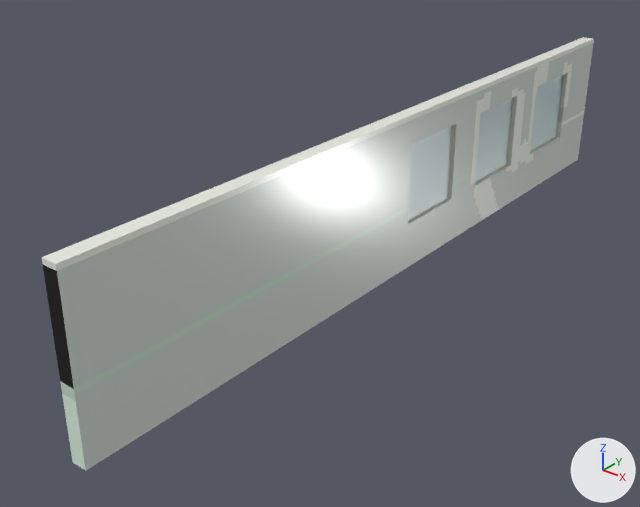
The FBX model Assets/Assets/meble/wall left.fbx as it was, and as the next commit left it.
One viewpoint serves both versions: a 50 mm camera at (4.34, -2.06, 2.14) aimed at (1.78, 1.14, 0.16). Lighting does not change. The marker at lower right points along +X, +Y and +Z. Where no turn or scale is listed for an object, it has been applied to the vertices.

Names of what the first picture shows: 'okno 1', 'okno 2', 'okno 3', 'wall left'.
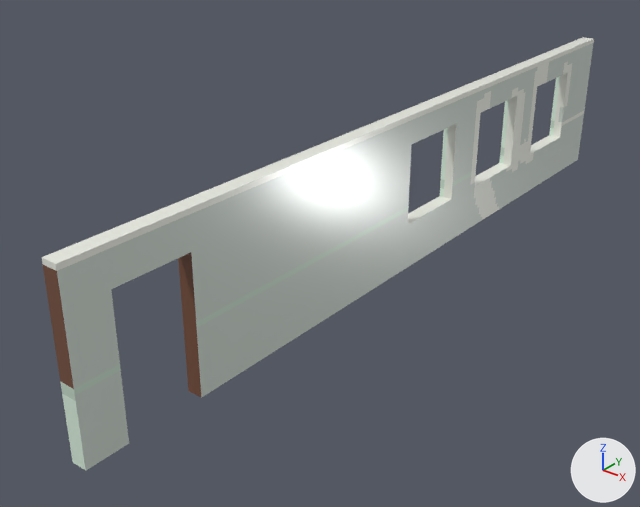
Pixel boxes (x1, y1, x2, y2) of what changed, in the pictures (640 x 507 px):
'okno 3', deleted
    before: (408, 126, 452, 220)
'okno 2', deleted
    before: (475, 98, 513, 183)
'okno 1', deleted
    before: (530, 75, 564, 151)
part 1 of me_mesh, deleted
    before: (112, 252, 201, 443)
part 2 of me_mesh, recoloured (black to brown)
    both: (43, 265, 74, 389)

The change, as a list of edits to the scene's bpy script:
```text
Add mat_material__357:
    mat_material__357 = principled_material('Material #357')
    mat_material__357.base_color = (0.247, 0.29, 0.267)  # grey #88938d
    mat_material__357.roughness = 0.2
Add mat_material__356:
    mat_material__356 = principled_material('Material #356')
    mat_material__356.base_color = (0.271, 0.271, 0.173)  # yellow #8e8e73
    mat_material__356.roughness = 0.2
Add mat_material__355:
    mat_material__355 = principled_material('Material #355')
    mat_material__355.base_color = (0.0471, 0.0706, 0.0353)  # dark green #3d4b35
    mat_material__355.roughness = 0.2
Add mat_material__304:
    mat_material__304 = principled_material('Material #304')
    mat_material__304.base_color = (0.187, 0.0786, 0.0444)  # brown #784f3b
    mat_material__304.roughness = 0.0
Change me_mesh:
    used by ob_wall_left; location = (2.045, 1.527, 0.0)
    remove me_mesh.from_pydata(...)  # 10764 vertices, 21536 faces; spans x -0.04..0.04, y -2.12..2.12, z 0.03..0.86
    add me_mesh.from_pydata(...)  # 10036 vertices, 20080 faces; spans x -0.04..0.04, y -2.12..2.12, z 0.03..0.86
    me_mesh part 1: 728 vertices removed from x -0.04..0.04, y -1.89..-1.56, z 0.03..0.66
    me_mesh part 2: 108 faces spanning x -0.04..0.04, y -2.12, z 0.38..0.84 switch from mat_material__281_slot__5 (black #000000) to mat_material__304 (brown #784f3b)
    add me_mesh.materials.append(mat_material__355)  # dark green #3d4b35
    add me_mesh.materials.append(mat_material__356)  # yellow #8e8e73
    add me_mesh.materials.append(mat_material__357)  # grey #88938d
Remove ob_okno_3:
    ob_okno_3 = bpy.data.objects.new('okno 3', me_mesh_003)
    ob_okno_3.location = (2.046, 1.706, 0.28)
Remove ob_okno_2:
    ob_okno_2 = bpy.data.objects.new('okno 2', me_mesh_002)
    ob_okno_2.location = (2.045, 2.391, 0.279)
Remove ob_okno_1:
    ob_okno_1 = bpy.data.objects.new('okno 1', me_mesh_001)
    ob_okno_1.location = (2.045, 3.077, 0.279)
```
